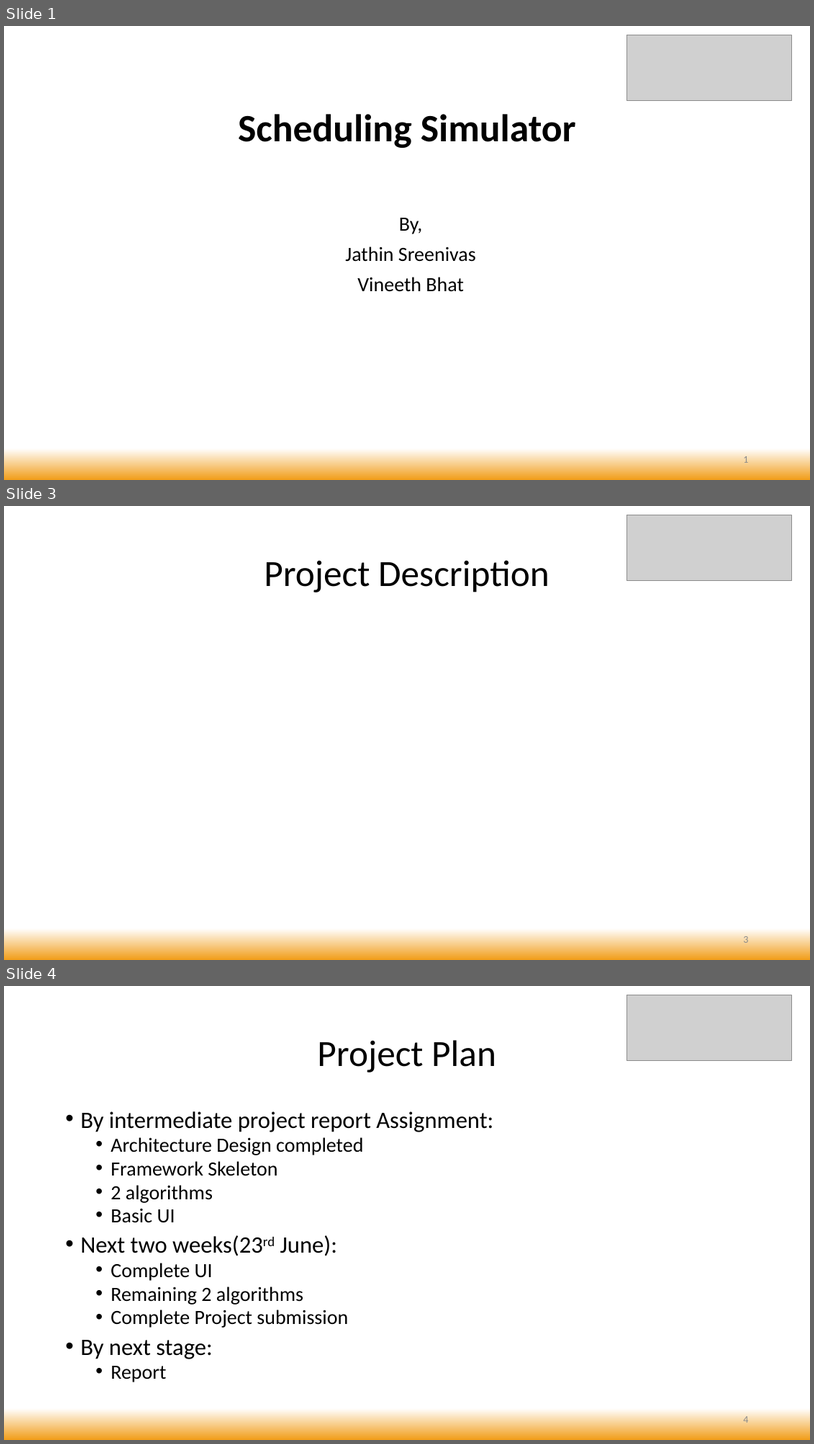
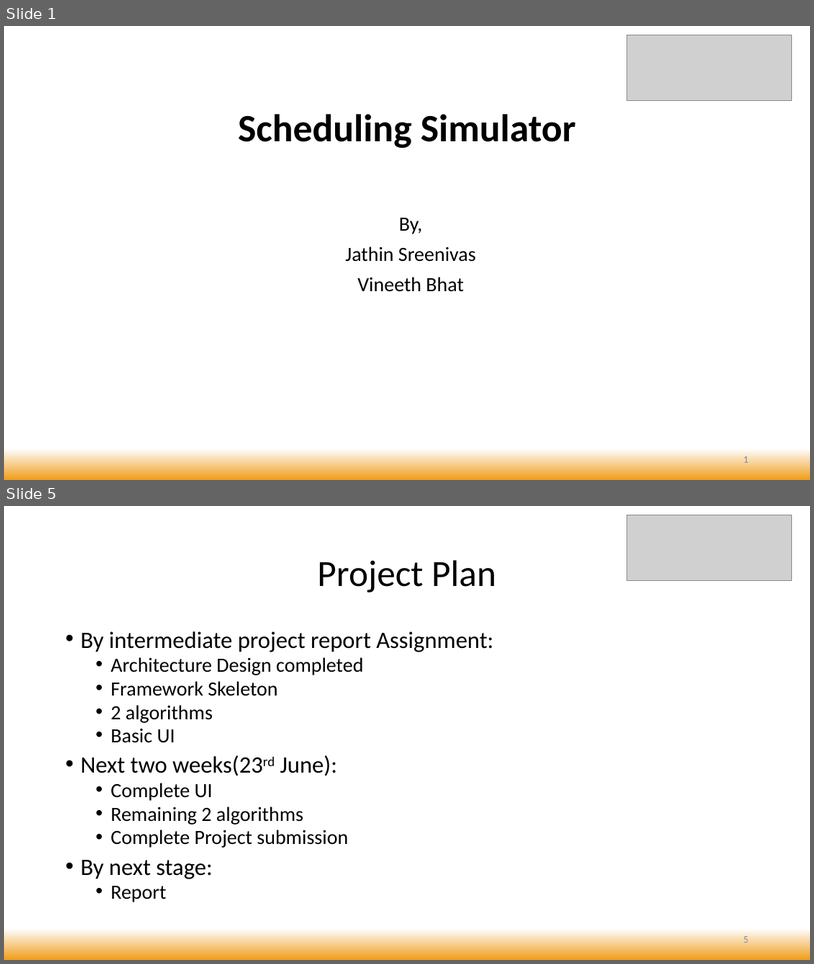
Before and after one commit to bhatvineeth/SchedulingSimulation, a slide deck: RTS_InitialProjectReport.pptx. Shown one above the other, each under a label of ours: slides 1, 3 and 4 before the commit, slides 1 and 5 after it; the slides between them are not shown. The pictures are 814x1444 and 814x964 pixels, drawn with LibreOffice and Linux fonts; fonts in the diff are those of the drawing; grey boxes stand for pictures. Boxes give left, top, right and bottom in pixels: in the first picture for what was removed or moved away, otherwise in the second. Text is boxed around its words. In the diff, an @@ line names an element or a change of style, - is before the commit and + after.

Commit message:
Initial Project Report Update
Initial Project Report Update

```diff
--- a/RTS_InitialProjectReport.pptx
+++ b/RTS_InitialProjectReport.pptx
@@ slide 3 removed at box(4, 506, 810, 960), background gradient #FFFFFF to #F19D19 @@
@@ picture removed at box(628, 515, 792, 580) @@
@@ title removed at box(264, 560, 550, 592) @@
-Project Description
@@ page number removed at box(743, 934, 748, 942) @@
-3
@@ what was slide 4 is now slide 5 @@
@@ page number at box(743, 934, 748, 942): text changed @@
-4
+5
```
Also in this commit, not shown: 1 slide changed, 2 slides added, 3 other files.
